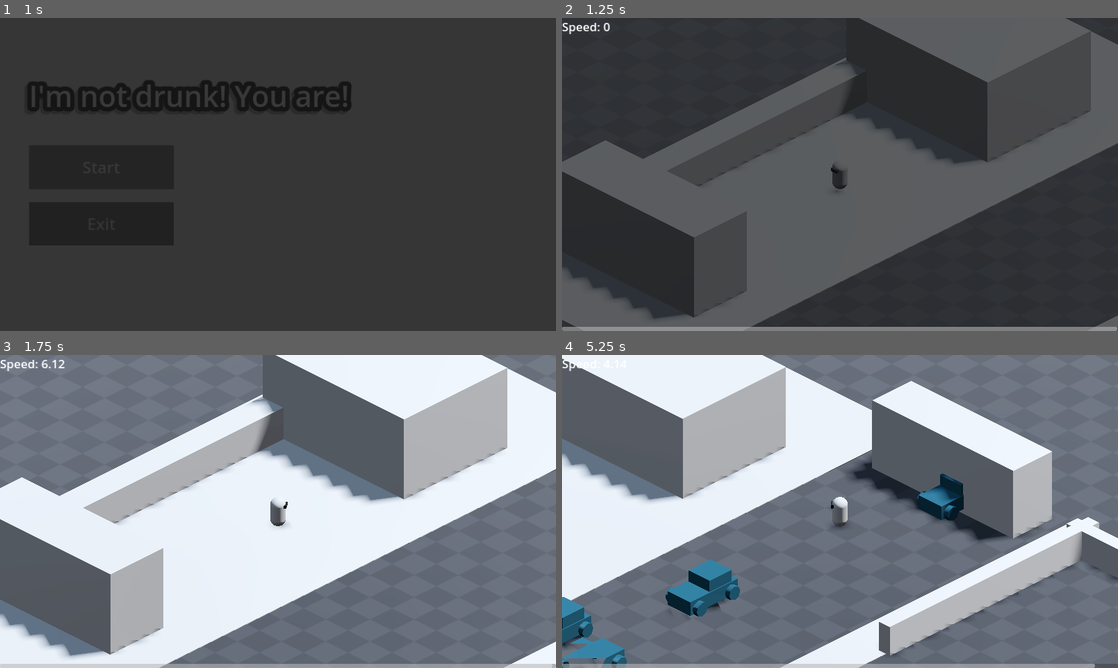
Above: before the commit, frames 1-4 (two rows, left to right).
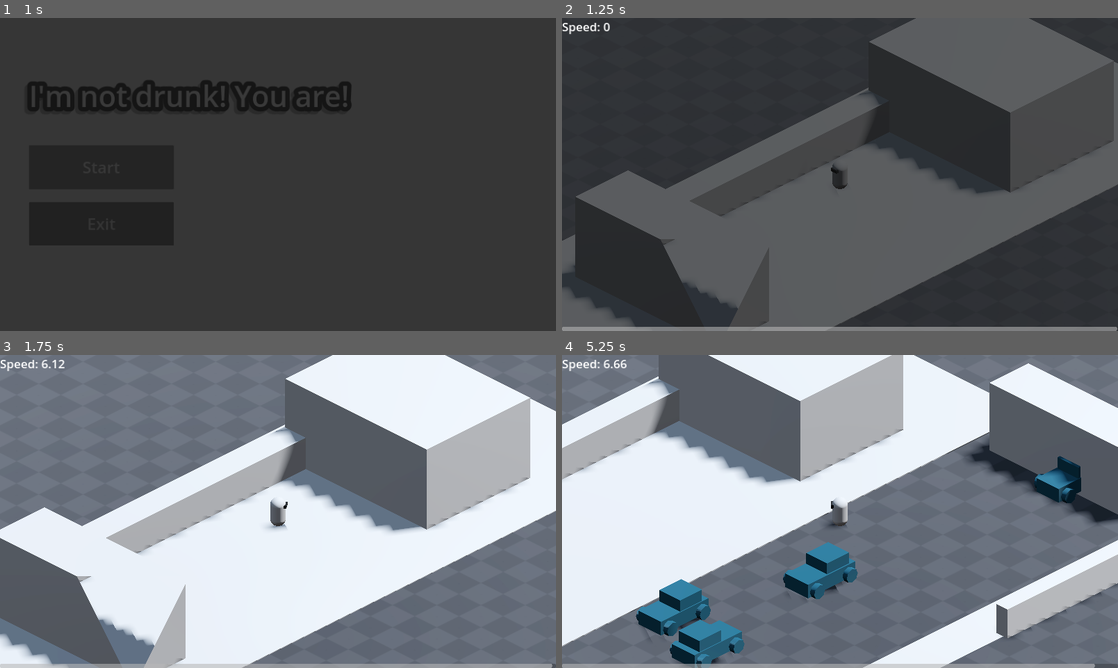
Above: after the commit, the same moments.

Repository: YordanosZt/brackeys-game-jam
Game: Godot game, scene res://UI/main_menu.tscn
Two runs of this game, one before a commit and one after it. Both use one fixed random seed, a clock stepped at 60 frames per second and the inputs below.
Inputs (mouse positions are in pixels of both pictures, inside the frame that each line leads up to):
- Up to frame 1 (1 s): click "Start" at 0.5 s
- Up to frame 2 (1.25 s): no input
- Up to frame 3 (1.75 s): tap Enter at 1.25 s; move the mouse to (400, 495) at 1.27 s; hold D (right) from 1.28 s (still down); tap Backspace at 1.35 s; click (400, 495) at 1.42 s
- Up to frame 4 (5.25 s): release D (right) at 2 s; drag from (728, 527) to (812, 574) at 2.02 s; move the mouse to (895, 442) at 2.77 s; hold D (right) 2.78-3.5 s; tap F at 2.85 s; drag from (812, 574) to (673, 464) at 3.52 s; move the mouse to (1006, 558) at 4.27 s; hold A (left) 4.28-5 s; tap Z at 4.35 s; drag from (673, 464) to (756, 433) at 5.02 s

Frame 1 is identical in both runs. In frame 2, 22% of the frame differs, in the area x 0-100%, y 0-100%; in frame 3, 40%; in frame 4, 62%.

Commit message:
Add first draft dog

Diff:
--- /dev/null
+++ b/Entities/Obstacles/Dog/dog.gd
@@ -0,0 +1,13 @@
+extends Node3D
+
+var speed: float = 0.1
+
+@export var path: PathFollow3D
+
+@onready var move_pivot: Marker3D = $MovePivot
+
+func _process(delta: float) -> void:
+	path.progress_ratio += speed * delta
+	if path.progress_ratio == 1: path.progress_ratio = 0
+
+	move_pivot.position = lerp(move_pivot.position, path.position, 10 * delta)
--- /dev/null
+++ b/Entities/Obstacles/Dog/dog.tscn
@@ -0,0 +1,61 @@
+[gd_scene load_steps=6 format=3 uid="uid://lkuvduowuktr"]
+
+[ext_resource type="Script" path="res://Entities/Obstacles/Dog/dog.gd" id="1_1ad6q"]
+[ext_resource type="PackedScene" uid="uid://bu3u3f2nxqptd" path="res://Reusables/Triggers/hit_box.tscn" id="2_xh35s"]
+
+[sub_resource type="StandardMaterial3D" id="StandardMaterial3D_c0q38"]
+albedo_color = Color(0.360034, 0.0272498, 0.198835, 1)
+
+[sub_resource type="StandardMaterial3D" id="StandardMaterial3D_1bc24"]
+albedo_color = Color(0.941809, 0.308305, 0.594328, 1)
+
+[sub_resource type="BoxShape3D" id="BoxShape3D_xmepy"]
+size = Vector3(1, 1, 1.71704)
+
+[node name="Dog" type="Node3D"]
+script = ExtResource("1_1ad6q")
+
+[node name="MovePivot" type="Marker3D" parent="."]
+
+[node name="Visuals" type="Node3D" parent="MovePivot"]
+
+[node name="CSGBox3D" type="CSGBox3D" parent="MovePivot/Visuals"]
+transform = Transform3D(1, 0, 0, 0, 1, 0, 0, 0, 1, 0, 0.207275, 0)
+material_override = SubResource("StandardMaterial3D_c0q38")
+size = Vector3(1, 0.585449, 1.70679)
+
+[node name="CSGBox3D7" type="CSGBox3D" parent="MovePivot/Visuals"]
+transform = Transform3D(1, 0, 0, 0, 1, 0, 0, 0, 1, 0, 0.558472, 0.906128)
+material_override = SubResource("StandardMaterial3D_1bc24")
+size = Vector3(0.609619, 0.585449, 0.519531)
+
+[node name="CSGBox3D2" type="CSGBox3D" parent="MovePivot/Visuals"]
+transform = Transform3D(1, 0, 0, 0, 1, 0, 0, 0, 1, 0.301086, -0.19397, 0.525482)
+material_override = SubResource("StandardMaterial3D_c0q38")
+size = Vector3(0.274414, 0.585449, 0.317566)
+
+[node name="CSGBox3D4" type="CSGBox3D" parent="MovePivot/Visuals"]
+transform = Transform3D(1, 0, 0, 0, 1, 0, 0, 0, 1, 0.301086, -0.19397, 0.525482)
+material_override = SubResource("StandardMaterial3D_c0q38")
+size = Vector3(0.274414, 0.585449, 0.317566)
+
+[node name="CSGBox3D3" type="CSGBox3D" parent="MovePivot/Visuals"]
+transform = Transform3D(1, 0, 0, 0, 1, 0, 0, 0, 1, 0.301086, -0.19397, -0.697906)
+material_override = SubResource("StandardMaterial3D_c0q38")
+size = Vector3(0.274414, 0.585449, 0.317566)
+
+[node name="CSGBox3D5" type="CSGBox3D" parent="MovePivot/Visuals"]
+transform = Transform3D(1, 0, 0, 0, 1, 0, 0, 0, 1, -0.472717, -0.19397, 0.525482)
+material_override = SubResource("StandardMaterial3D_c0q38")
+size = Vector3(0.274414, 0.585449, 0.317566)
+
+[node name="CSGBox3D6" type="CSGBox3D" parent="MovePivot/Visuals"]
+transform = Transform3D(1, 0, 0, 0, 1, 0, 0, 0, 1, -0.472717, -0.19397, -0.697906)
+material_override = SubResource("StandardMaterial3D_c0q38")
+size = Vector3(0.274414, 0.585449, 0.317566)
+
+[node name="HitBox" parent="MovePivot" instance=ExtResource("2_xh35s")]
+collision_layer = 4
+
+[node name="CollisionShape3D" type="CollisionShape3D" parent="MovePivot/HitBox"]
+shape = SubResource("BoxShape3D_xmepy")
--- a/Scenes/world.tscn
+++ b/Scenes/world.tscn
@@ -9,6 +9,7 @@
 [ext_resource type="PackedScene" uid="uid://cv1htmqwp4c0" path="res://Entities/Obstacles/Crowd/crowd.tscn" id="7_v5sha"]
 [ext_resource type="PackedScene" uid="uid://cqsr6amxf6wgr" path="res://Reusables/Spawner/spawner.tscn" id="8_2xre1"]
 [ext_resource type="PackedScene" uid="uid://ba4o2w5oylmo3" path="res://Entities/Obstacles/Car/car.tscn" id="9_0q6y6"]
+[ext_resource type="PackedScene" uid="uid://lkuvduowuktr" path="res://Entities/Obstacles/Dog/dog.tscn" id="10_ytiwx"]
 
 [sub_resource type="ProceduralSkyMaterial" id="ProceduralSkyMaterial_6uwx3"]
 sky_horizon_color = Color(0.64625, 0.65575, 0.67075, 1)
@@ -106,6 +107,13 @@
 "fadeout": SubResource("Animation_08yc4")
 }
 
+[sub_resource type="Curve3D" id="Curve3D_70t38"]
+_data = {
+"points": PackedVector3Array(0, 0, 0, 0, 0, 0, -0.109234, 0, -16.4945, 0, 0, 0, 0, 0, 0, -0.327705, 0, 15.9483, 0, 0, 0, 0, 0, 0, 16.1668, 0, 16.0575, 0, 0, 0, 0, 0, 0, 15.8391, 0, -16.276, 0, 0, 0, 0, 0, 0, -0.109234, 0, -16.4945),
+"tilts": PackedFloat32Array(0, 0, 0, 0, 0)
+}
+point_count = 5
+
 [node name="World" type="Node3D"]
 script = ExtResource("1_118dv")
 
@@ -117,7 +125,7 @@
 shadow_enabled = true
 
 [node name="Player" parent="." instance=ExtResource("2_awfes")]
-transform = Transform3D(1, 0, 0, 0, 1, 0, 0, 0, 1, -5.58435, 0.445016, -1.31812)
+transform = Transform3D(1, 0, 0, 0, 1, 0, 0, 0, 1, -9.31482, 0.445016, -3.00269)
 
 [node name="Env" type="Node3D" parent="."]
 
@@ -347,3 +355,13 @@
 [node name="CarSpawner" parent="." instance=ExtResource("8_2xre1")]
 transform = Transform3D(1, 0, 0, 0, 1, 0, 0, 0, 1, 9.51642, 0, 0)
 spawn_item = ExtResource("9_0q6y6")
+
+[node name="Dog" parent="." node_paths=PackedStringArray("path") instance=ExtResource("10_ytiwx")]
+transform = Transform3D(1, 0, 0, 0, 1, 0, 0, 0, 1, 50.3276, 1, 6.61414)
+path = NodePath("Path3D/PathFollow3D")
+
+[node name="Path3D" type="Path3D" parent="Dog"]
+curve = SubResource("Curve3D_70t38")
+
+[node name="PathFollow3D" type="PathFollow3D" parent="Dog/Path3D"]
+transform = Transform3D(-0.999977, 0, 0.00673399, 0, 1, 0, -0.00673399, 0, -0.999977, -0.109234, 0, -16.4945)
Not shown: 1 places in Scenes/world.tscn that only renumber resources
